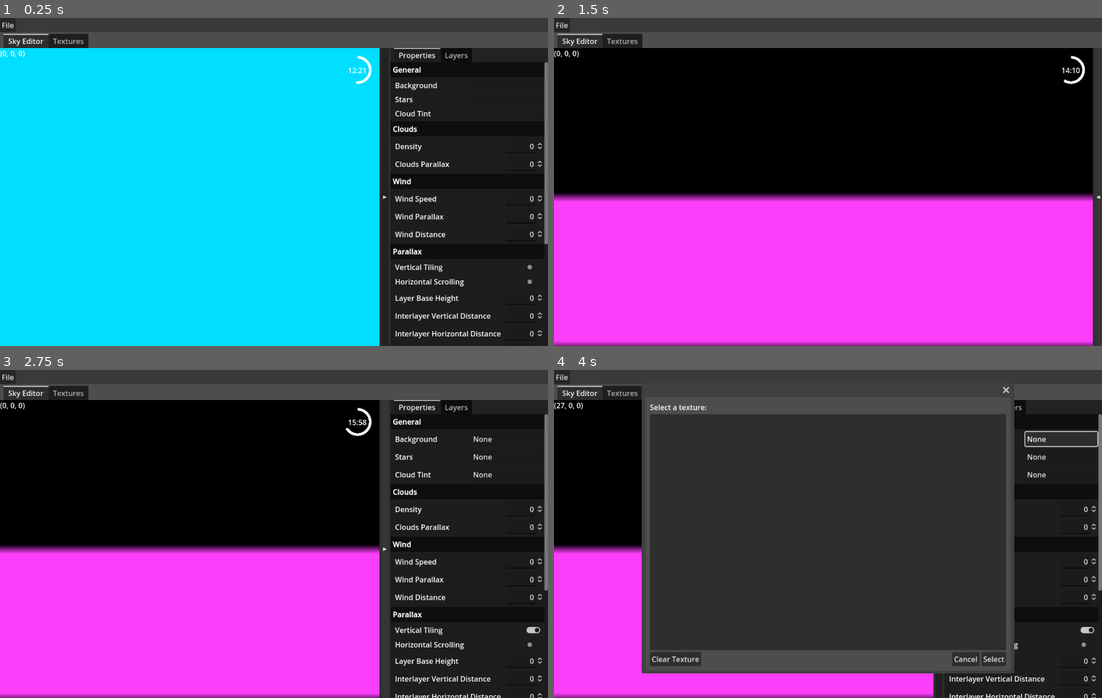
Above: before the commit, frames 1-4 (two rows, left to right).
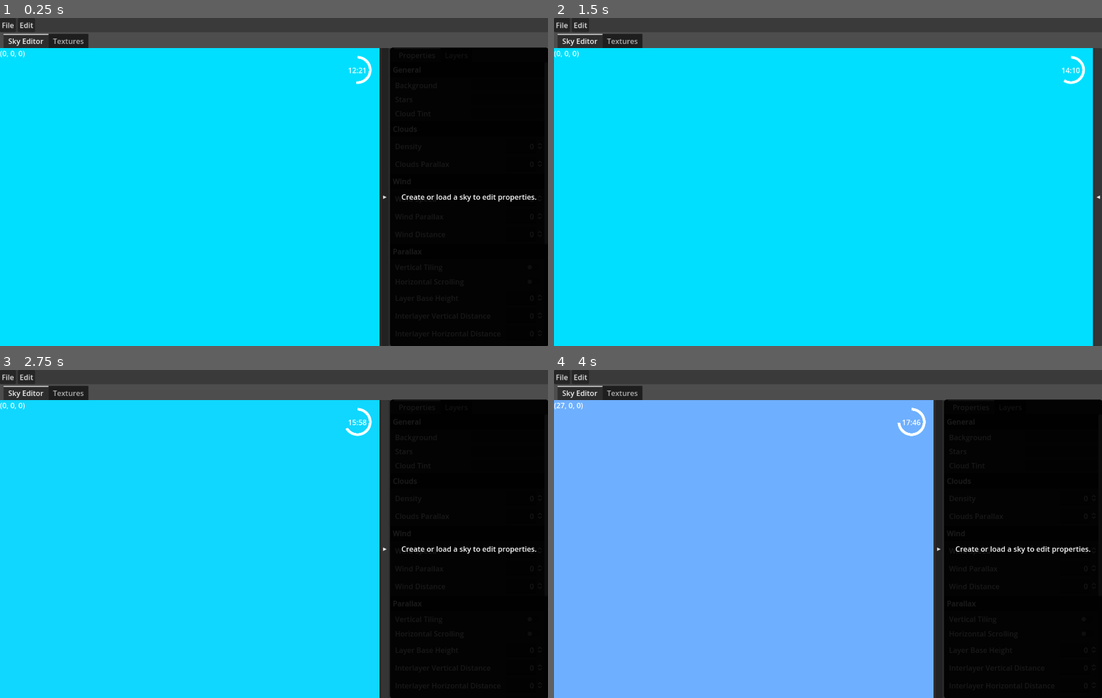
Above: after the commit, the same moments.

Repository: kaprosdev/FEZ-Skywatcher
Game: Godot game, scene res://main.tscn
Two runs of this game, one before a commit and one after it. Both use one fixed random seed, a clock stepped at 60 frames per second and the inputs below.
Inputs (mouse positions are in pixels of both pictures, inside the frame that each line leads up to):
- Up to frame 1 (0.25 s): no input
- Up to frame 2 (1.5 s): click (1085, 267) at 0.52 s; click "▶" at 1.25 s
- Up to frame 3 (2.75 s): click "◀" at 2 s
- Up to frame 4 (4 s): click (1063, 438) at 2.75 s, where only the run before the commit has a clickable "None"; hold Right (preview_right) from 3.53 s (still down); tap Keypad 3 (camera_radius_10) at 3.6 s

The runs differ from the first frame. In frame 1, 21% of the frame differs, in the area x 3-100%, y 1-100%; in frame 2, 89%, in the area x 0-99%, y 1-100%; in frame 3, 82%; in frame 4, 85%.

Commit message:
undo/redo
- this is kind of overkill, but afaik pretty much every sky editor operation supports undo/redo now (hotkeys Ctrl+Z and Ctrl+Y respectively)
- realized fog colors weren't getting changed when the background changed, and would be appended to instead of replaced - fixed
- beginnings of implementing all the other tiny stuff needed for it to be a proper "editor" as well ("new sky" functionality mostly)

Diff:
--- /dev/null
+++ b/EditMenu.gd
@@ -0,0 +1,42 @@
+extends PopupMenu
+
+enum EDIT_MENU {
+	NOTHING = 0,
+	UNDO,
+	REDO
+}
+
+# Called when the node enters the scene tree for the first time.
+func _ready() -> void:
+	EditorState.unredo.version_changed.connect(_update_undo_redo)
+	var undo_shortcut = Shortcut.new()
+	undo_shortcut.events = InputMap.action_get_events("edit-undo")
+	set_item_shortcut(get_item_index(EDIT_MENU.UNDO), undo_shortcut, true)
+	var redo_shortcut = Shortcut.new()
+	redo_shortcut.events = InputMap.action_get_events("edit-redo")
+	set_item_shortcut(get_item_index(EDIT_MENU.REDO), redo_shortcut, true)
+	_update_undo_redo()
+
+func _update_undo_redo() -> void:
+	var can_undo = EditorState.unredo.has_undo()
+	set_item_disabled(get_item_index(EDIT_MENU.UNDO), not can_undo)
+	# set_item_shortcut_disabled(get_item_index(EDIT_MENU.UNDO), not can_undo)
+	var undo_text = "Undo "
+	if can_undo:
+		undo_text += EditorState.unredo.get_current_action_name() + " "
+	set_item_text(get_item_index(EDIT_MENU.UNDO), undo_text)
+
+	var can_redo = EditorState.unredo.has_redo()
+	set_item_disabled(get_item_index(EDIT_MENU.REDO), not can_redo)
+	# set_item_shortcut_disabled(get_item_index(EDIT_MENU.REDO), not can_redo)
+	var redo_text = "Redo "
+	if can_redo:
+		redo_text += EditorState.unredo.get_action_name(EditorState.unredo.get_current_action() + 1) + " "
+	set_item_text(get_item_index(EDIT_MENU.REDO), redo_text)
+
+func _on_id_pressed(id: int) -> void:
+	match id:
+		EDIT_MENU.UNDO:
+			EditorState.unredo.undo()
+		EDIT_MENU.REDO:
+			EditorState.unredo.redo()
--- a/FezSkyData.gd
+++ b/FezSkyData.gd
@@ -21,6 +21,7 @@
 var background: String: ## Name of the background texture for the  Must be a name of a texture in the sky's adjacent folder.
 	set(texname):
 		background = texname
+		init_fog_colors()
 		sky_changed.emit()
 var wind_speed: float
 var density: float
@@ -89,8 +90,40 @@
 	var the_color = color_1.lerp(color_2, color_interp)
 	return the_color
 
-
-func load(path) -> void:
+func new_sky() -> void:
+	_textures = {}
+	layers = []
+	clouds = []
+	background = ""
+	wind_speed = 1.0
+	density = 1.0
+	fog_density = 0.02
+	shadows = ""
+	stars = ""
+	cloud_tint = ""
+	vertical_tiling = false
+	horizontal_scrolling = false
+	layer_base_height = 0.5
+	interlayer_vertical_distance = 0.1
+	interlayer_horizontal_distance = 0.1
+	horizontal_distance = 0.2
+	vertical_distance = 0.2
+	layer_base_spacing = 0
+	wind_parallax = 0
+	wind_distance = 0
+	clouds_parallax = 1.0
+	shadow_opacity = 0.7
+	foliage_shadows = false
+	no_per_face_layer_x_offset = false
+	layer_base_x_offset = 0
+
+	init_cloud_colors()
+	init_fog_colors()
+
+	sky_loaded = true
+	new_sky_loaded.emit()
+
+func load_sky(path) -> void:
 	var file = FileAccess.open(path, FileAccess.READ)
 	var file_contents = file.get_as_text()
 	var json = JSON.new()
@@ -169,13 +202,7 @@
 	init_cloud_colors()
 
 	# initialize fog colors
-	var bgimage = get_texture(background).get_image()
-	var fogregion = bgimage.get_region(Rect2i(0, bgimage.get_height() / 2, bgimage.get_width(), 1))
-	var fogdata = fogregion.get_data()
-	fog_colors = []
-	for i in range(0, fogdata.size(), 4):
-		var fogcolor = Color(fogdata.decode_u8(i) / 255.0, fogdata.decode_u8(i+1) / 255.0, fogdata.decode_u8(i+2) / 255.0, fogdata.decode_u8(i+3) / 255.0)
-		fog_colors.push_back(fogcolor)
+	init_fog_colors()
 
 	sky_loaded = true
 	new_sky_loaded.emit()
@@ -235,3 +262,12 @@
 			cloud_colors.push_back(cloudcolor)
 	else:
 		cloud_colors.push_back(Color.WHITE)
+
+func init_fog_colors():
+	var bgimage = get_texture(background).get_image()
+	var fogregion = bgimage.get_region(Rect2i(0, bgimage.get_height() / 2, bgimage.get_width(), 1))
+	var fogdata = fogregion.get_data()
+	fog_colors = []
+	for i in range(0, fogdata.size(), 4):
+		var fogcolor = Color(fogdata.decode_u8(i) / 255.0, fogdata.decode_u8(i+1) / 255.0, fogdata.decode_u8(i+2) / 255.0, fogdata.decode_u8(i+3) / 255.0)
+		fog_colors.push_back(fogcolor)
--- /dev/null
+++ b/ProgramWindow.gd
@@ -0,0 +1,54 @@
+extends Control
+
+var sky: FezSky = null
+
+# Called when the node enters the scene tree for the first time.
+func _ready() -> void:
+	pass
+
+
+# Called every frame. 'delta' is the elapsed time since the previous frame.
+func _process(delta: float) -> void:
+	pass
+
+enum FILE_MENU {
+	NOTHING = 0,
+	NEW,
+	OPEN,
+	SAVE,
+	SAVE_AS,
+	QUIT
+}
+
+func _stub():
+	printerr("Functionality not yet implemented. If you're seeing this, either you built this early, or something got really messed up")
+
+func open_sky() -> void:
+	$OpenFileDialog.current_dir = $SaveFileDialog.current_dir
+	$OpenFileDialog.show()
+
+func save_sky(no_prompt: bool = false) -> void:
+	$SaveFileDialog.current_dir = $OpenFileDialog.current_dir
+	$SaveFileDialog.current_file = FezSky.sky_name.to_lower() + ".fezsky.json"
+	$SaveFileDialog.show()
+
+func _on_file_id_pressed(id: int) -> void:
+	match (id as FILE_MENU):
+		FILE_MENU.NEW:
+			_stub()
+		FILE_MENU.OPEN:
+			open_sky()
+		FILE_MENU.SAVE:
+			save_sky(true)
+		FILE_MENU.SAVE_AS:
+			save_sky(false)
+
+	pass
+
+
+func _on_open_file_dialog_file_selected(path: String) -> void:
+	EditorState.load_sky(path)
+
+
+func _on_save_file_dialog_file_selected(path: String) -> void:
+	EditorState.save_sky(path)
--- a/editor/SkyEditor.tscn
+++ b/editor/SkyEditor.tscn
@@ -257,7 +257,6 @@
 
 [node name="UnloadedSkyCover" type="PanelContainer" parent="SettingsContainer"]
 unique_name_in_owner = true
-visible = false
 material = SubResource("CanvasItemMaterial_mfasv")
 layout_mode = 2
 
@@ -266,6 +265,6 @@
 
 [node name="Label" type="Label" parent="SettingsContainer/UnloadedSkyCover/CenterContainer"]
 layout_mode = 2
-text = "Load a sky to edit its properties."
+text = "Create or load a sky to edit properties."
 
 [connection signal="pressed" from="CollapserButton" to="." method="_on_collapser_button_pressed"]
--- a/editor/layers/SkyLayersEditorEntry.gd
+++ b/editor/layers/SkyLayersEditorEntry.gd
@@ -24,22 +24,27 @@
 	selector.texture_selected.connect(_on_name_texture_changed)
 	get_tree().root.add_child(selector)
 
+func update_layer_texture_button() -> void:
+	%NameValue.text = layer.name
+	%NameValue.icon = FezSky.get_texture(layer.name)
+
 func _on_name_texture_changed(value: String) -> void:
-	layer.name = value
-	%NameValue.text = value
-	%NameValue.icon = FezSky.get_texture(value)
-	print("emitting!")
-	FezSky.sky_changed.emit()
+	EditorState.alter_object(layer, "Modify Layer %s Texture" % layer_index, "name", value, [EditorState.force_sky_changed, update_layer_texture_button])
 
 func _on_in_front_value_changed(toggled_on: bool) -> void:
-	layer.in_front = toggled_on
-	FezSky.sky_changed.emit()
+	EditorState.alter_object(layer, "Modify Layer %s In Front" % layer_index, "in_front", toggled_on, [EditorState.force_sky_changed, update_in_front_no_signal])
+
+func update_in_front_no_signal():
+	%InFrontValue.set_pressed_no_signal(layer.in_front)
 
 func _on_opacity_value_changed(value: float) -> void:
-	layer.opacity = value
-	print("emitting!")
-	FezSky.sky_changed.emit()
+	EditorState.alter_object(layer, "Modify Layer %s Opacity" % layer_index, "opacity", value, [EditorState.force_sky_changed, update_opacity_no_signal], UndoRedo.MERGE_ENDS)
+
+func update_opacity_no_signal():
+	%OpacityValue.set_value_no_signal(layer.opacity)
 
 func _on_fog_tint_value_changed(value: float) -> void:
-	layer.fog_tint = value
-	FezSky.sky_changed.emit()
+	EditorState.alter_object(layer, "Modify Layer %s Fog Tint" % layer_index, "fog_tint", value, [EditorState.force_sky_changed, update_fogtint_no_signal], UndoRedo.MERGE_ENDS)
+
+func update_fogtint_no_signal():
+	%FogTintValue.set_value_no_signal(layer.fog_tint)
--- a/editor/settings/SkyEditorBoolSetting.gd
+++ b/editor/settings/SkyEditorBoolSetting.gd
@@ -11,7 +11,8 @@
 		FezSky.new_sky_loaded.connect(update_setting_value)
 
 func update_setting_value():
-	%SettingValue.button_pressed = FezSky.get(setting_name)
+	%SettingValue.set_pressed_no_signal(FezSky.get(setting_name))
 
 func _on_setting_value_changed(value: bool) -> void:
-	FezSky.set(setting_name, value)
+	var action_name = "%s %s" % [("Enable" if value else "Disable"), setting_name.capitalize()]
+	EditorState.alter_sky(action_name, setting_name, value, [update_setting_value])
--- a/editor/settings/SkyEditorFloatSetting.gd
+++ b/editor/settings/SkyEditorFloatSetting.gd
@@ -11,7 +11,8 @@
 		FezSky.new_sky_loaded.connect(update_setting_value)
 
 func update_setting_value():
-	%SettingValue.value = FezSky.get(setting_name)
+	%SettingValue.set_value_no_signal(FezSky.get(setting_name))
 
 func _on_setting_value_changed(value: float) -> void:
-	FezSky.set(setting_name, value)
+	var action_name = "Modify %s" % setting_name.capitalize()
+	EditorState.alter_sky(action_name, setting_name, value, [update_setting_value], UndoRedo.MERGE_ENDS)
--- a/editor/settings/SkyEditorFloatSetting.tscn
+++ b/editor/settings/SkyEditorFloatSetting.tscn
@@ -26,6 +26,7 @@
 unique_name_in_owner = true
 auto_translate_mode = 1
 layout_mode = 2
+min_value = -100.0
 step = 0.001
 allow_greater = true
 allow_lesser = true
--- a/editor/settings/SkyEditorTextureSetting.gd
+++ b/editor/settings/SkyEditorTextureSetting.gd
@@ -23,7 +23,8 @@
 		%SettingButton.icon = null
 
 func _on_setting_value_changed(value: String) -> void:
-	FezSky.set(setting_name, value.get_basename())
+	var action_name = "Modify %s Texture" % setting_name.capitalize()
+	EditorState.alter_sky(action_name, setting_name, value.get_basename(), [update_setting_value])
 	update_setting_value()
 
 func _on_setting_button_pressed() -> void:
--- /dev/null
+++ b/editor_state.gd
@@ -0,0 +1,48 @@
+extends Node
+
+var unredo: UndoRedo
+
+var saved_version = 0
+
+func _init() -> void:
+	unredo = UndoRedo.new()
+
+func _ready() -> void:
+	unredo.version_changed.connect(_update_window_title)
+	pass
+
+func _update_window_title() -> void:
+	var window = get_tree().root
+	if FezSky.sky_name != "":
+		window.title = "%s%s - Skywatcher" % [FezSky.sky_name, ("" if unredo.get_version() == saved_version else " *")]
+	elif FezSky.sky_loaded:
+		window.title = "[unnamed]%s - Skywatcher" % [("" if unredo.get_version() == saved_version else " *")]
+	else:
+		window.title = "[no sky loaded] - Skywatcher"
+
+func load_sky(path):
+	FezSky.load_sky(path)
+	unredo.clear_history()
+	saved_version = unredo.get_version()
+
+
+func save_sky(path):
+	FezSky.save(path)
+	saved_version = unredo.get_version()
+
+
+func alter_sky(action_name, prop, new_value, knockons: Array[Callable] = [], merges: UndoRedo.MergeMode = UndoRedo.MERGE_DISABLE):
+	alter_object(FezSky, action_name, prop, new_value, knockons, merges)
+
+func alter_object(object, action_name, prop, new_value, knockons: Array[Callable] = [], merges: UndoRedo.MergeMode = UndoRedo.MERGE_DISABLE):
+	unredo.create_action(action_name, merges)
+	unredo.add_do_property(object, prop, new_value)
+	for effect in knockons:
+		unredo.add_do_method(effect)
+	unredo.add_undo_property(object, prop, object.get(prop))
+	for effect in knockons:
+		unredo.add_undo_method(effect)
+	unredo.commit_action()
+
+func force_sky_changed() -> void:
+	FezSky.sky_changed.emit()
--- a/main.gd
+++ /dev/null
@@ -1,34 +0,0 @@
-extends Control
-
-var sky: FezSky = null
-
-# Called when the node enters the scene tree for the first time.
-func _ready() -> void:
-	pass
-
-
-# Called every frame. 'delta' is the elapsed time since the previous frame.
-func _process(delta: float) -> void:
-	pass
-
-
-func _on_file_id_pressed(id: int) -> void:
-	match id:
-		0:
-			$OpenFileDialog.current_dir = $SaveFileDialog.current_dir
-			$OpenFileDialog.show()
-		1:
-			$SaveFileDialog.current_dir = $OpenFileDialog.current_dir
-			$SaveFileDialog.current_file = FezSky.sky_name.to_lower() + ".fezsky.json"
-			$SaveFileDialog.show()
-
-
-func _on_open_file_dialog_file_selected(path: String) -> void:
-	FezSky.load(path)
-
-	print("Finished loading")
-
-
-func _on_save_file_dialog_file_selected(path: String) -> void:
-	FezSky.save(path)
-	pass # Replace with function body.
--- a/main.tscn
+++ b/main.tscn
@@ -1,7 +1,8 @@
-[gd_scene load_steps=5 format=3 uid="uid://bnwapgffcuwr4"]
+[gd_scene load_steps=6 format=3 uid="uid://bnwapgffcuwr4"]
 
-[ext_resource type="Script" path="res://main.gd" id="1_mow1k"]
+[ext_resource type="Script" path="res://ProgramWindow.gd" id="1_mow1k"]
 [ext_resource type="PackedScene" uid="uid://v8kykgvjf7a7" path="res://editor/SkyEditor.tscn" id="2_8seox"]
+[ext_resource type="Script" path="res://EditMenu.gd" id="2_xfpvp"]
 [ext_resource type="PackedScene" uid="uid://blxfovnib25m5" path="res://TextureExplorer.tscn" id="3_55h2w"]
 
 [sub_resource type="StyleBoxFlat" id="StyleBoxFlat_exrvo"]
@@ -49,10 +50,30 @@
 layout_mode = 2
 
 [node name="File" type="PopupMenu" parent="VBoxContainer/PanelContainer/MenuBar"]
+size = Vector2i(123, 147)
+item_count = 6
+item_0/text = "New Sky"
+item_0/id = 1
+item_1/text = "Open Sky..."
+item_1/id = 2
+item_2/text = "Save Sky"
+item_2/id = 3
+item_3/text = "Save Sky As..."
+item_3/id = 4
+item_4/id = 100
+item_4/separator = true
+item_5/text = "Quit"
+item_5/id = 5
+
+[node name="Edit" type="PopupMenu" parent="VBoxContainer/PanelContainer/MenuBar"]
 item_count = 2
-item_0/text = "Open Sky..."
-item_1/text = "Save Sky As..."
-item_1/id = 1
+item_0/text = "Undo"
+item_0/id = 1
+item_0/disabled = true
+item_1/text = "Redo"
+item_1/id = 2
+item_1/disabled = true
+script = ExtResource("2_xfpvp")
 
 [node name="TabContainer" type="TabContainer" parent="VBoxContainer"]
 layout_mode = 2
@@ -69,3 +90,4 @@
 [connection signal="file_selected" from="OpenFileDialog" to="." method="_on_open_file_dialog_file_selected"]
 [connection signal="file_selected" from="SaveFileDialog" to="." method="_on_save_file_dialog_file_selected"]
 [connection signal="id_pressed" from="VBoxContainer/PanelContainer/MenuBar/File" to="." method="_on_file_id_pressed"]
+[connection signal="id_pressed" from="VBoxContainer/PanelContainer/MenuBar/Edit" to="VBoxContainer/PanelContainer/MenuBar/Edit" method="_on_id_pressed"]
--- a/project.godot
+++ b/project.godot
@@ -18,6 +18,7 @@
 [autoload]
 
 FezSky="*res://FezSkyData.gd"
+EditorState="*res://editor_state.gd"
 
 [display]
 
@@ -54,6 +55,14 @@
 , Object(InputEventJoypadMotion,"resource_local_to_scene":false,"resource_name":"","device":0,"axis":1,"axis_value":1.0,"script":null)
 ]
 }
+ui_undo={
+"deadzone": 0.5,
+"events": []
+}
+ui_redo={
+"deadzone": 0.5,
+"events": []
+}
 preview_left={
 "deadzone": 0.5,
 "events": [Object(InputEventKey,"resource_local_to_scene":false,"resource_name":"","device":-1,"window_id":0,"alt_press …(195 unchanged characters)…
@@ -81,7 +90,7 @@
 }
 preview_rt={
 "deadzone": 0.5,
-"events": [Object(InputEventKey,"resource_local_to_scene":fa …(119 unchanged characters)… ressed":false,"pressed":false,"keycode":0,"physical_keycode":68,"key_label":0,"unicode":100,"location":0,"echo":false,"script":null)
+"events": [Object(InputEventKey,"resource_local_to_scene":fa …(119 unchanged characters)… ressed":false,"pressed":false,"keycode":68,"physical_keycode":68,"key_label":68,"unicode":100,"location":0,"echo":false,"script":null)
 ]
 }
 camera_radius_80={
@@ -104,6 +113,36 @@
 "events": [Object(InputEventKey,"resource_local_to_scene":false,"resource_name":"","device":-1,"window_id":0,"alt_press …(196 unchanged characters)…
 ]
 }
+file-new={
+"deadzone": 0.5,
+"events": [Object(InputEventKey,"resource_local_to_scene":false,"resource_name":"","device":-1,"window_id":0,"command_or_control_autoremap":true,"alt_pressed":false,"shift_pressed":false,"pressed":false,"keycode":0,"physical_keycode":0,"key_label":78,"unicode":0,"location":0,"echo":false,"script":null)
+]
+}
+file-open={
+"deadzone": 0.5,
+"events": [Object(InputEventKey,"resource_local_to_scene":false,"resource_name":"","device":-1,"window_id":0,"command_or_control_autoremap":true,"alt_pressed":false,"shift_pressed":false,"pressed":false,"keycode":0,"physical_keycode":79,"key_label":0,"unicode":0,"location":0,"echo":false,"script":null)
+]
+}
+file-save={
+"deadzone": 0.5,
+"events": [Object(InputEventKey,"resource_local_to_scene":false,"resource_name":"","device":-1,"window_id":0,"command_or_control_autoremap":true,"alt_pressed":false,"shift_pressed":false,"pressed":false,"keycode":0,"physical_keycode":0,"key_label":83,"unicode":0,"location":0,"echo":false,"script":null)
+]
+}
+file-saveas={
+"deadzone": 0.5,
+"events": [Object(InputEventKey,"resource_local_to_scene":false,"resource_name":"","device":-1,"window_id":0,"command_or_control_autoremap":true,"alt_pressed":false,"shift_pressed":true,"pressed":false,"keycode":0,"physical_keycode":83,"key_label":0,"unicode":0,"location":0,"echo":false,"script":null)
+]
+}
+edit-undo={
+"deadzone": 0.5,
+"events": [Object(InputEventKey,"resource_local_to_scene":false,"resource_name":"","device":-1,"window_id":0,"command_or_control_autoremap":true,"alt_pressed":false,"shift_pressed":false,"pressed":false,"keycode":90,"physical_keycode":90,"key_label":90,"unicode":0,"location":0,"echo":false,"script":null)
+]
+}
+edit-redo={
+"deadzone": 0.5,
+"events": [Object(InputEventKey,"resource_local_to_scene":false,"resource_name":"","device":-1,"window_id":0,"command_or_control_autoremap":true,"alt_pressed":false,"shift_pressed":false,"pressed":false,"keycode":89,"physical_keycode":0,"key_label":0,"unicode":0,"location":0,"echo":false,"script":null)
+]
+}
 
 [shader_globals]
 
